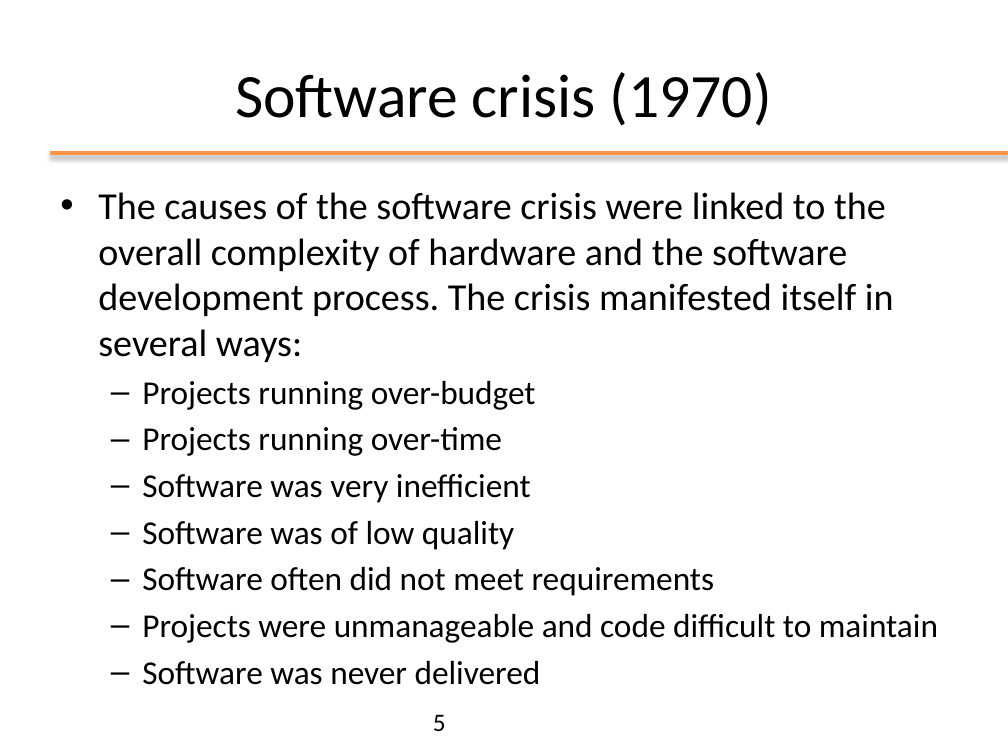
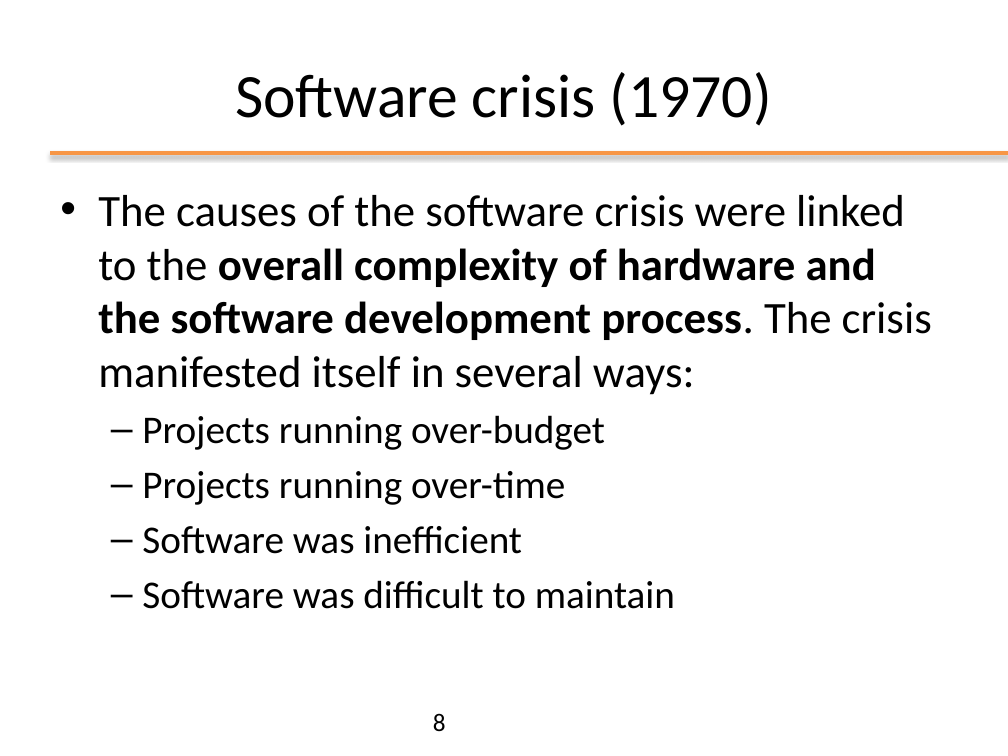
Before and after one commit to matt498/ooprogramming, a slide deck: slide 8 of slides/ppt/01_FromCtoJava.pptx (slide 5 before the commit). Drawn at 1008x756 pixels with LibreOffice and Linux fonts; fonts in the diff are those of the drawing; background and template pictures are left out. Boxes give left, top, right and bottom in pixels: in the first picture for what was removed or moved away, otherwise in the second. Text is boxed around its words. In the diff, an @@ line names an element or a change of style, - is before the commit and + after.

```diff
--- a/slides/ppt/01_FromCtoJava.pptx
+++ b/slides/ppt/01_FromCtoJava.pptx
@@ text at (98,195,932,505): size 27.2 to 32 pt in "The causes of the software crisis were ..."; bold on in "overall complexity of hardware and the software ..."; size 23.8 to 28 pt in "Projects running over-budget", "Projects running over-time" @@
@@ text at (142,526,675,609): text changed; size 23.8 to 28 pt @@
-  – Software was very inefficient
-  – Software was of low quality
-  – Software often did not meet requirements
-  – Projects were unmanageable and code difficult to maintain
-  – Software was never delivered
+  – Software was inefficient
+  – Software was difficult to maintain
@@ page number at (433,713,446,732): text changed @@
-5
+8
```
Also in this commit, not shown: 20 other slides changed, 6 slides added, 14 slides removed, 6 other files.
